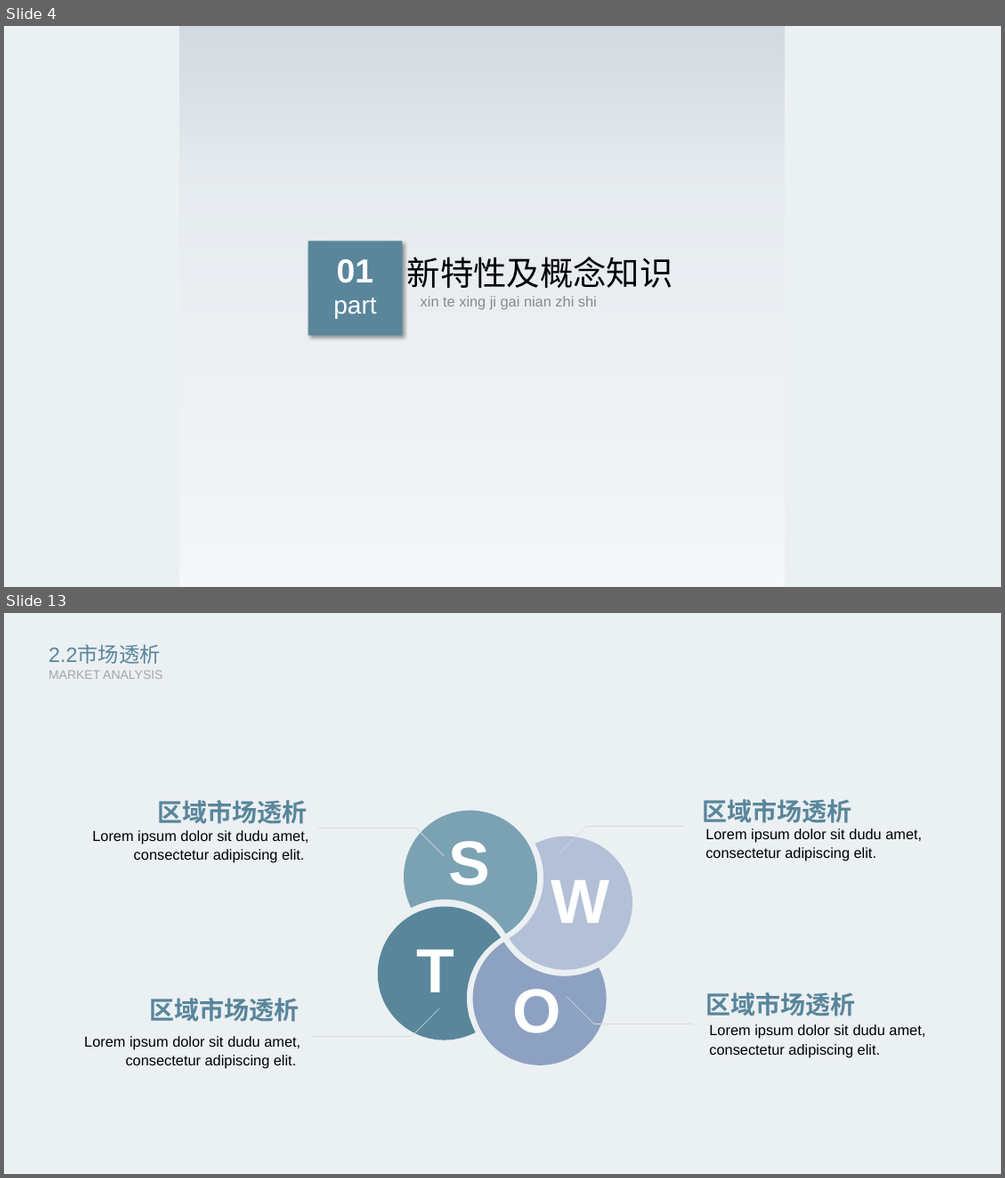
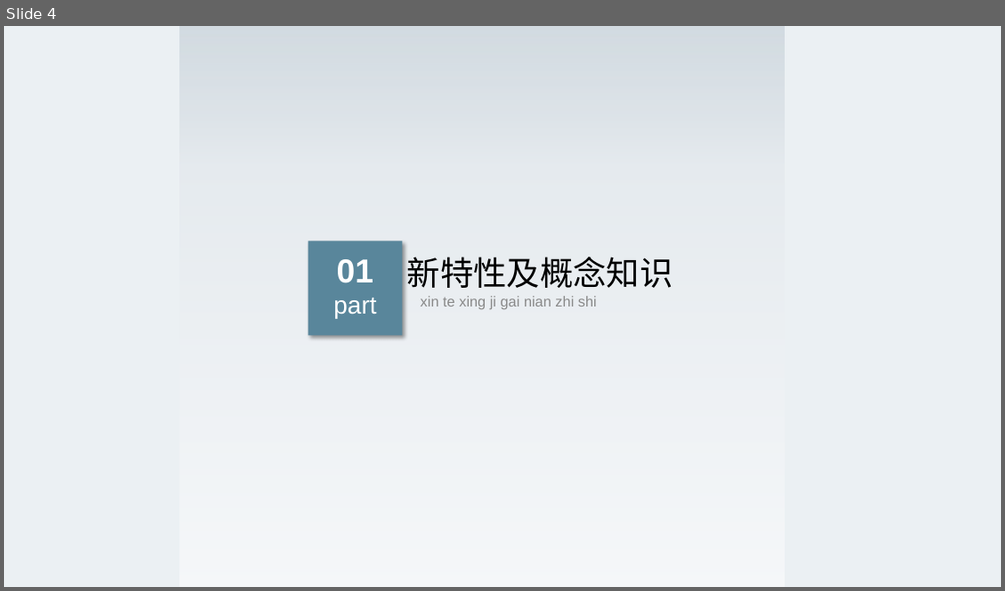
Before and after one commit to jgsrty/vite-demo, a slide deck: rty-share-2020-07-31.pptx. Shown one above the other, each under a label of ours: slides 4 and 13 before the commit, slide 4 after it; the slides between them are not shown. The pictures are 1005x1178 and 1005x591 pixels, drawn with LibreOffice and Linux fonts; fonts in the diff are those of the drawing. Boxes give left, top, right and bottom in pixels: in the first picture for what was removed or moved away, otherwise in the second. Text is boxed around its words. In the diff, an @@ line names an element or a change of style, - is before the commit and + after.

```diff
--- a/rty-share-2020-07-31.pptx
+++ b/rty-share-2020-07-31.pptx
@@ slide 13 removed at box(4, 613, 1001, 1174), background #EBF0F3 @@
@@ text removed at box(48, 646, 161, 664) @@
-2.2市场透析
@@ text removed at box(48, 670, 162, 679) @@
-MARKET ANALYSIS
@@ freeform shape removed at box(372, 771, 571, 971) @@
@@ text removed at box(703, 799, 852, 823) @@
-区域市场透析
@@ text removed at box(157, 800, 307, 824) @@
-区域市场透析
@@ freeform shape removed at box(472, 805, 672, 1005) @@
@@ line removed from (558, 854) to (587, 826) @@
@@ line removed from (587, 826) to (685, 826) @@
@@ text removed at box(92, 830, 308, 863) @@
-Lorem ipsum dolor sit dudu amet, consectetur adipiscing elit.
@@ line removed from (416, 828) to (318, 828) @@
@@ line removed from (444, 856) to (416, 828) @@
@@ text removed at box(448, 841, 490, 885) @@
-S
@@ text removed at box(705, 828, 922, 861) @@
-Lorem ipsum dolor sit dudu amet, consectetur adipiscing elit.
@@ freeform shape removed at box(339, 872, 538, 1071) @@
@@ freeform shape removed at box(438, 904, 638, 1104) @@
@@ text removed at box(551, 880, 610, 923) @@
-W
@@ text removed at box(416, 949, 454, 992) @@
-T
@@ text removed at box(149, 997, 299, 1022) @@
-区域市场透析
@@ line removed from (439, 1008) to (413, 1036) @@
@@ text removed at box(513, 989, 561, 1033) @@
-O
@@ line removed from (567, 997) to (594, 1024) @@
@@ text removed at box(705, 992, 855, 1016) @@
-区域市场透析
@@ text removed at box(84, 1036, 300, 1069) @@
-Lorem ipsum dolor sit dudu amet, consectetur adipiscing elit.
@@ line removed from (411, 1036) to (313, 1036) @@
@@ line removed from (594, 1024) to (692, 1024) @@
@@ text removed at box(709, 1024, 925, 1058) @@
-Lorem ipsum dolor sit dudu amet, consectetur adipiscing elit.
```
Also in this commit, not shown: 6 slides changed, 6 slides added, 15 other slides removed, 2 other files.
